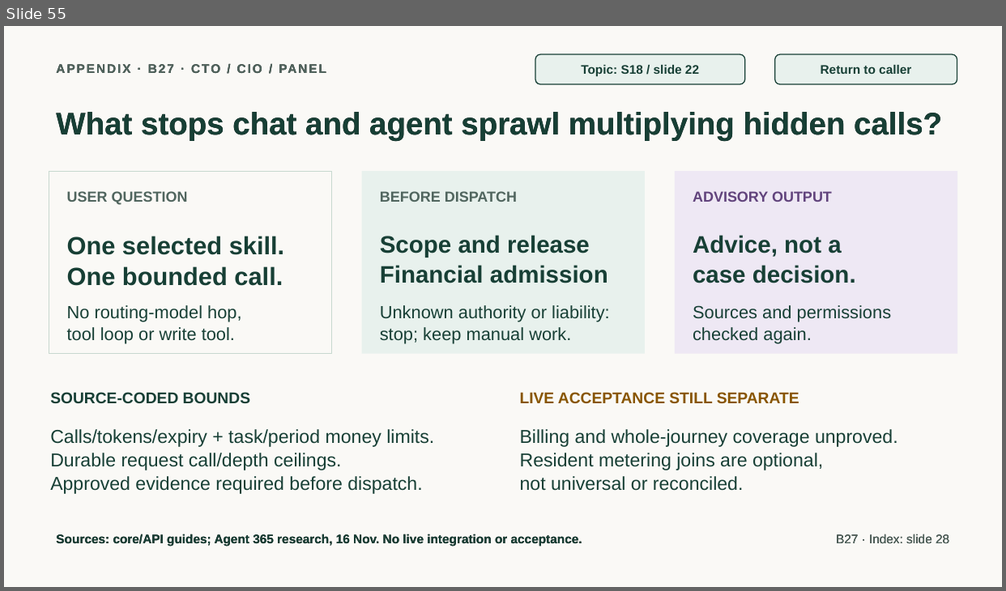
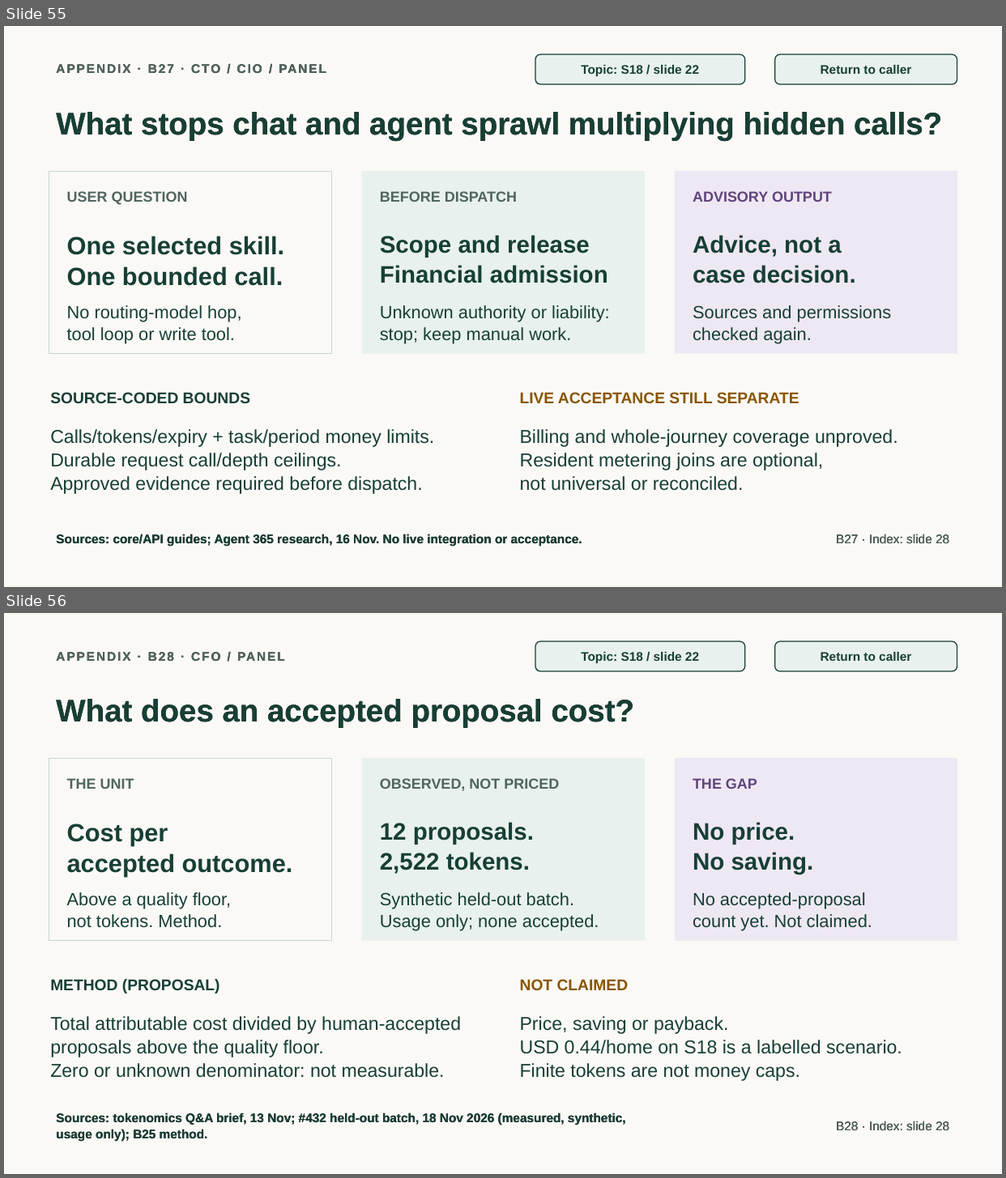
Before and after one commit to jmservera/ama, a slide deck: docs/capstone/deck/zava-forward-cowork-v2-draft.pptx. Shown one above the other, each under a label of ours: slide 55 before the commit, slides 55 and 56 after it. The pictures are 1006x591 and 1006x1178 pixels, drawn with LibreOffice and Linux fonts; fonts in the diff are those of the drawing. Boxes give left, top, right and bottom in pixels: in the first picture for what was removed or moved away, otherwise in the second. Text is boxed around its words. In the diff, an @@ line names an element or a change of style, - is before the commit and + after.

```diff
--- a/docs/capstone/deck/zava-forward-cowork-v2-draft.pptx
+++ b/docs/capstone/deck/zava-forward-cowork-v2-draft.pptx
@@ slide 56 added at box(4, 613, 1002, 1174), background #FAF9F6 @@
@@ text added at box(49, 643, 722, 669), 12 pt, text #50655E, bold @@
+APPENDIX · B28 · CFO / PANEL
@@ rounded rectangle added at box(535, 641, 745, 671), fill #E8F1ED, outline #173F35 1 pt, 12 pt, text #173F35, bold @@
+Topic: S18 / slide 22
@@ rounded rectangle added at box(775, 641, 957, 671), fill #E8F1ED, outline #173F35 1 pt, 12 pt, text #173F35, bold @@
+Return to caller
@@ text added at box(56, 699, 635, 728), 30 pt, text #173F35, bold @@
+What does an accepted proposal cost?
@@ rectangle added at box(49, 758, 332, 941), fill #FAF9F6, outline #C7D8CF 1 pt @@
@@ rectangle added at box(362, 758, 645, 941), fill #E8F1ED @@
@@ rectangle added at box(675, 758, 957, 941), fill #EEE8F4 @@
@@ text added at box(67, 778, 134, 789), 14 pt, text #50655E, bold @@
+THE UNIT
@@ text added at box(380, 778, 559, 791), 14 pt, text #50655E, bold @@
+OBSERVED, NOT PRICED
@@ text added at box(692, 778, 757, 789), 14 pt, text #61437C, bold @@
+THE GAP
@@ text added at box(67, 824, 293, 877), 24 pt, text #173F35, bold @@
+Cost per
+accepted outcome.
@@ text added at box(380, 822, 534, 874), 23 pt, text #173F35, bold @@
+12 proposals.
+2,522 tokens.
@@ text added at box(692, 822, 814, 875), 23 pt, text #173F35, bold @@
+No price.
+No saving.
@@ text added at box(67, 892, 231, 928), 17 pt, text #173F35 @@
+Above a quality floor,
+not tokens. Method.
@@ text added at box(380, 892, 599, 931), 17 pt, text #173F35 @@
+Synthetic held-out batch.
+Usage only; none accepted.
@@ text added at box(692, 892, 872, 931), 17 pt, text #173F35 @@
+No accepted-proposal
+count yet. Not claimed.
@@ text added at box(50, 979, 220, 994), 15 pt, text #173F35, bold @@
+METHOD (PROPOSAL)
@@ text added at box(520, 979, 629, 990), 15 pt, text #885500, bold @@
+NOT CLAIMED
@@ text added at box(50, 1016, 461, 1078), 18 pt, text #173F35 @@
+Total attributable cost divided by human-accepted proposals above the quality floor.
+Zero or unknown denominator: not measurable.
@@ text added at box(520, 1016, 902, 1081), 18 pt, text #173F35 @@
+Price, saving or payback.
+USD 0.44/home on S18 is a labelled scenario.
+Finite tokens are not money caps.
@@ text added at box(56, 1113, 626, 1141), 12 pt, text #173F35, bold @@
+Sources: tokenomics Q&A brief, 13 Nov; #432 held-out batch, 18 Nov 2026 (measured, synthetic, usage only); B25 method.
@@ text added at box(836, 1121, 949, 1131), 12 pt, text #50655E @@
+B28 · Index: slide 28
```
Also in this commit, not shown: 22 other files.
